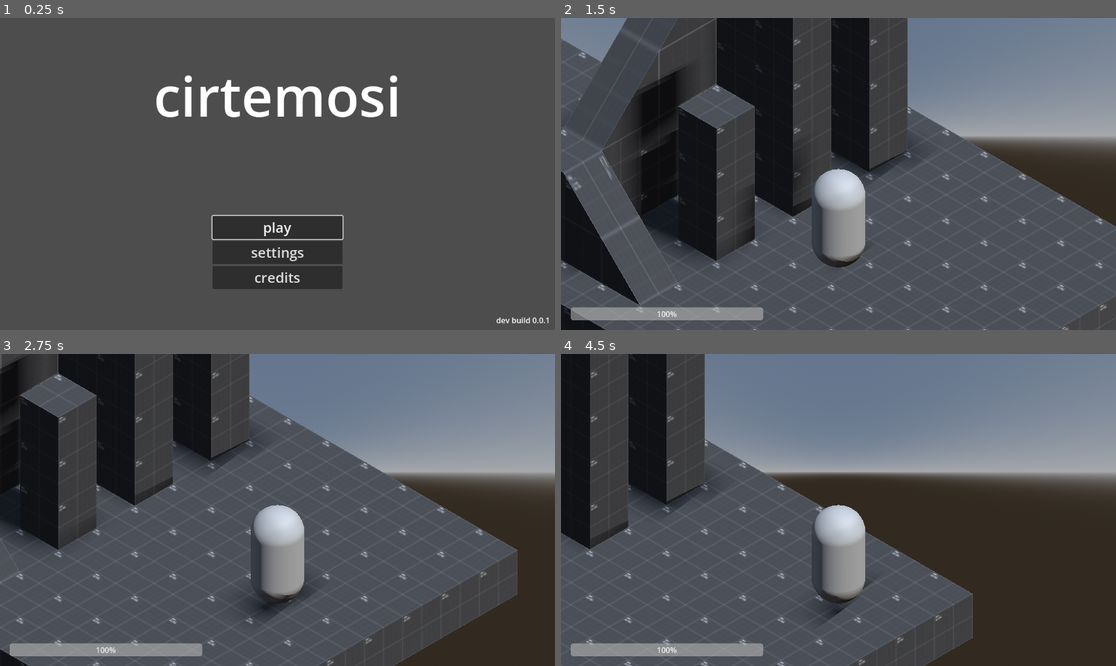
Above: before the commit, frames 1-4 (two rows, left to right).
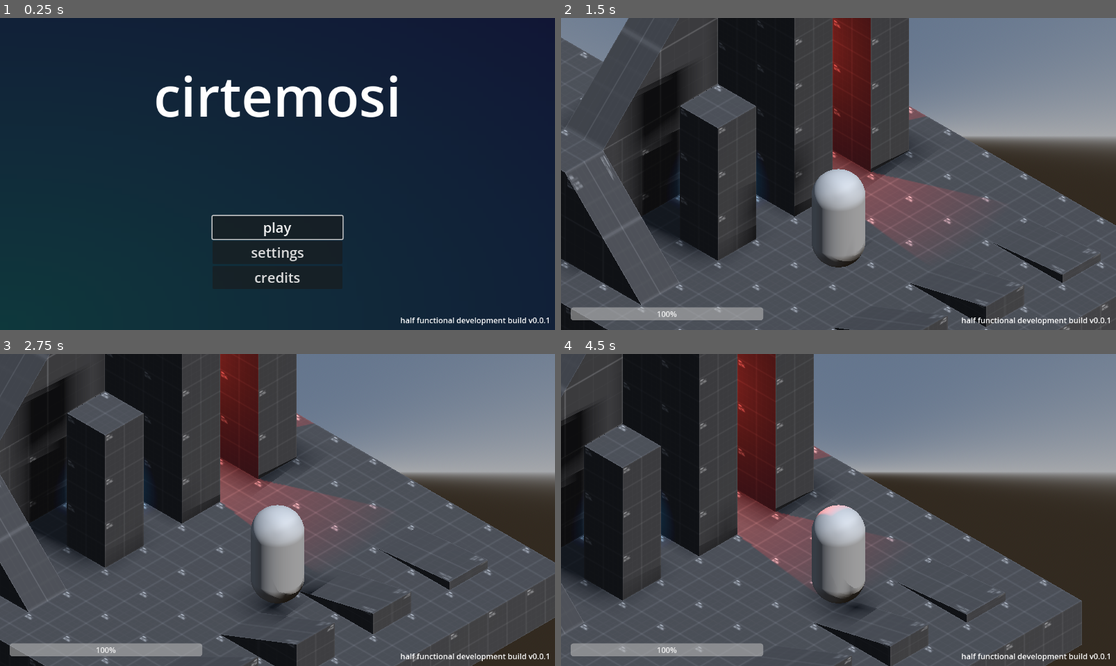
Above: after the commit, the same moments.

Repository: udu3324/cirtemosi
Game: Godot game, scene res://scenes/stage.tscn
Two runs of this game, one before a commit and one after it. Both use one fixed random seed, a clock stepped at 60 frames per second and the inputs below.
Inputs:
- Up to frame 1 (0.25 s): no input
- Up to frame 2 (1.5 s): click "play" at 0.5 s; tap Enter at 1.25 s; hold Right (ui_right) from 1.28 s (still down)
- Up to frame 3 (2.75 s): release Right (ui_right) at 2.03 s; hold Down (ui_down) from 2.03 s (still down)
- Up to frame 4 (4.5 s): release Down (ui_down) at 2.78 s; hold Right (ui_right) 2.78-3.53 s; hold Up (ui_up) 3.53-4.28 s; hold Left (ui_left) from 4.28 s (still down)

The runs differ from the first frame. In frame 1, 93% of the frame differs, in the area x 0-100%, y 0-100%; in frame 2, 9.3%; in frame 3, 33%; in frame 4, 36%.

Commit message:
fix slope travel + milestone!!

Diff:
--- a/entities/player.tscn
+++ b/entities/player.tscn
@@ -8,8 +8,11 @@
 points = PackedVector3Array(-0.125207, -0.532801, -0.480507, 0.0227831, 0.47607, 0.498884, 0.169713, 0.559144, 0.464172 …(924 unchanged characters)…
 
 [node name="Player" type="RigidBody3D"]
+can_sleep = false
 lock_rotation = true
-linear_damp = 3.0
+contact_monitor = true
+max_contacts_reported = 5
+linear_damp = 4.0
 script = ExtResource("1_3vyb7")
 
 [node name="MeshInstance3D" type="MeshInstance3D" parent="."]
--- a/levels/test_scene_1.tscn
+++ b/levels/test_scene_1.tscn
@@ -128,132 +128,251 @@
 [sub_resource type="ConcavePolygonShape3D" id="ConcavePolygonShape3D_t2hxe"]
 data = PackedVector3Array(1, 0, 1, -1, 0, 1, 1, 0, -1, -1, 0, 1, -1, 0, -1, 1, 0, -1)
 
+[sub_resource type="ConvexPolygonShape3D" id="ConvexPolygonShape3D_k5kv5"]
+points = PackedVector3Array(-4.59434, -0.0952195, -6.09405, 4.54672, 0.0952195, 6.09405, 4.54672, -0.0952195, 6.09405, 4.54672, 0.0952195, -6.09405, -4.59434, 0.0952195, 6.09405, -4.59434, -0.0952195, 6.09405, 4.54672, -0.0952195, -6.09405, -4.59434, 0.0952195, -6.09405)
+
 [node name="TestScene1" type="Node3D"]
 
-[node name="CSGBox3D" type="CSGBox3D" parent="."]
+[node name="Spawn" type="Node" parent="."]
+
+[node name="CSGBox3D" type="CSGBox3D" parent="Spawn"]
 transform = Transform3D(1, 0, 0, 0, 1, 0, 0, 0, 1, 0, -0.5, 0)
 size = Vector3(9, 1, 9)
 material = ExtResource("1_3ju41")
 
-[node name="CSGBakedMeshInstance3D" type="MeshInstance3D" parent="."]
+[node name="CSGBakedMeshInstance3D" type="MeshInstance3D" parent="Spawn"]
 transform = Transform3D(1, 0, 0, 0, 1, 0, 0, 0, 1, 0, -0.5, 0)
 mesh = SubResource("ArrayMesh_6a74u")
-
-[node name="StaticBody3D" type="StaticBody3D" parent="CSGBakedMeshInstance3D"]
-
-[node name="CollisionShape3D" type="CollisionShape3D" parent="CSGBakedMeshInstance3D/StaticBody3D"]
+skeleton = NodePath("../..")
+
+[node name="StaticBody3D" type="StaticBody3D" parent="Spawn/CSGBakedMeshInstance3D"]
+
+[node name="CollisionShape3D" type="CollisionShape3D" parent="Spawn/CSGBakedMeshInstance3D/StaticBody3D"]
 shape = SubResource("ConcavePolygonShape3D_b717y")
 
-[node name="CSGBox3D2" type="CSGBox3D" parent="."]
+[node name="CSGBox3D2" type="CSGBox3D" parent="Spawn"]
 transform = Transform3D(1, 0, 0, 0, 1, 0, 0, 0, 1, -3, 2.5, -1)
 size = Vector3(3, 5, 1)
 material = ExtResource("1_3ju41")
 
-[node name="CSGBakedMeshInstance3D2" type="MeshInstance3D" parent="."]
+[node name="CSGBakedMeshInstance3D2" type="MeshInstance3D" parent="Spawn"]
 transform = Transform3D(1, 0, 0, 0, 1, 0, 0, 0, 1, -3, 2.5, -1)
 mesh = SubResource("ArrayMesh_k5kv5")
-
-[node name="StaticBody3D" type="StaticBody3D" parent="CSGBakedMeshInstance3D2"]
-
-[node name="CollisionShape3D" type="CollisionShape3D" parent="CSGBakedMeshInstance3D2/StaticBody3D"]
+skeleton = NodePath("../..")
+
+[node name="StaticBody3D" type="StaticBody3D" parent="Spawn/CSGBakedMeshInstance3D2"]
+
+[node name="CollisionShape3D" type="CollisionShape3D" parent="Spawn/CSGBakedMeshInstance3D2/StaticBody3D"]
 shape = SubResource("ConcavePolygonShape3D_ipsa1")
 
-[node name="CSGBox3D3" type="CSGBox3D" parent="."]
+[node name="CSGBox3D3" type="CSGBox3D" parent="Spawn"]
 transform = Transform3D(1, 0, 0, 0, 1, 0, 0, 0, 1, -2, 2.5, -3)
 size = Vector3(1, 5, 1)
 material = ExtResource("1_3ju41")
 
-[node name="CSGBakedMeshInstance3D3" type="MeshInstance3D" parent="."]
+[node name="CSGBakedMeshInstance3D3" type="MeshInstance3D" parent="Spawn"]
 transform = Transform3D(1, 0, 0, 0, 1, 0, 0, 0, 1, -2, 2.5, -3)
 mesh = SubResource("ArrayMesh_rmem4")
-
-[node name="StaticBody3D" type="StaticBody3D" parent="CSGBakedMeshInstance3D3"]
-
-[node name="CollisionShape3D" type="CollisionShape3D" parent="CSGBakedMeshInstance3D3/StaticBody3D"]
+skeleton = NodePath("../..")
+
+[node name="StaticBody3D" type="StaticBody3D" parent="Spawn/CSGBakedMeshInstance3D3"]
+
+[node name="CollisionShape3D" type="CollisionShape3D" parent="Spawn/CSGBakedMeshInstance3D3/StaticBody3D"]
 shape = SubResource("ConcavePolygonShape3D_2mf20")
 
-[node name="MeshInstance3D" type="MeshInstance3D" parent="."]
+[node name="MeshInstance3D" type="MeshInstance3D" parent="Spawn"]
 transform = Transform3D(2, 0, 0, 0, 2, 0, 0, 0, 1, -2.5, 1, 3)
 mesh = SubResource("PrismMesh_b717y")
-surface_material_override/0 = ExtResource("1_3ju41")
-
-[node name="StaticBody3D" type="StaticBody3D" parent="MeshInstance3D"]
-
-[node name="CollisionShape3D" type="CollisionShape3D" parent="MeshInstance3D/StaticBody3D"]
-shape = SubResource("ConcavePolygonShape3D_hnwnm")
-
-[node name="CSGBox3D4" type="CSGBox3D" parent="."]
+skeleton = NodePath("../..")
+surface_material_override/0 = ExtResource("1_3ju41")
+
+[node name="StaticBody3D" type="StaticBody3D" parent="Spawn/MeshInstance3D"]
+
+[node name="CollisionShape3D" type="CollisionShape3D" parent="Spawn/MeshInstance3D/StaticBody3D"]
+shape = SubResource("ConcavePolygonShape3D_hnwnm")
+
+[node name="CSGBox3D4" type="CSGBox3D" parent="Spawn"]
 transform = Transform3D(1, 0, 0, 0, 1, 0, 0, 0, 1, -4, 1, 2)
 size = Vector3(1, 2, 3)
 material = ExtResource("1_3ju41")
 
-[node name="CSGBakedMeshInstance3D4" type="MeshInstance3D" parent="."]
+[node name="CSGBakedMeshInstance3D4" type="MeshInstance3D" parent="Spawn"]
 transform = Transform3D(1, 0, 0, 0, 1, 0, 0, 0, 1, -4, 1, 2)
 mesh = SubResource("ArrayMesh_pgm6f")
-
-[node name="StaticBody3D" type="StaticBody3D" parent="CSGBakedMeshInstance3D4"]
-
-[node name="CollisionShape3D" type="CollisionShape3D" parent="CSGBakedMeshInstance3D4/StaticBody3D"]
+skeleton = NodePath("../..")
+
+[node name="StaticBody3D" type="StaticBody3D" parent="Spawn/CSGBakedMeshInstance3D4"]
+
+[node name="CollisionShape3D" type="CollisionShape3D" parent="Spawn/CSGBakedMeshInstance3D4/StaticBody3D"]
 shape = SubResource("ConcavePolygonShape3D_be08s")
 
-[node name="MeshInstance3D2" type="MeshInstance3D" parent="."]
+[node name="MeshInstance3D2" type="MeshInstance3D" parent="Spawn"]
 transform = Transform3D(-1.31134e-07, 0, -1, 0, 3, 0, 3, 0, -4.37114e-08, -4, 3.5, 1)
 mesh = SubResource("PrismMesh_b717y")
-surface_material_override/0 = ExtResource("1_3ju41")
-
-[node name="StaticBody3D" type="StaticBody3D" parent="MeshInstance3D2"]
-
-[node name="CollisionShape3D" type="CollisionShape3D" parent="MeshInstance3D2/StaticBody3D"]
+skeleton = NodePath("../..")
+surface_material_override/0 = ExtResource("1_3ju41")
+
+[node name="StaticBody3D" type="StaticBody3D" parent="Spawn/MeshInstance3D2"]
+
+[node name="CollisionShape3D" type="CollisionShape3D" parent="Spawn/MeshInstance3D2/StaticBody3D"]
 shape = SubResource("ConcavePolygonShape3D_ik2gy")
 
-[node name="CSGBox3D5" type="CSGBox3D" parent="."]
+[node name="CSGBox3D5" type="CSGBox3D" parent="Spawn"]
 transform = Transform3D(1, 0, 0, 0, 1, 0, 0, 0, 1, -2, 1.5, 1)
 size = Vector3(1, 3, 1)
 material = ExtResource("1_3ju41")
 
-[node name="CSGBakedMeshInstance3D5" type="MeshInstance3D" parent="."]
+[node name="CSGBakedMeshInstance3D5" type="MeshInstance3D" parent="Spawn"]
 transform = Transform3D(1, 0, 0, 0, 1, 0, 0, 0, 1, -2, 1.5, 1)
 mesh = SubResource("ArrayMesh_b717y")
-
-[node name="StaticBody3D" type="StaticBody3D" parent="CSGBakedMeshInstance3D5"]
-
-[node name="CollisionShape3D" type="CollisionShape3D" parent="CSGBakedMeshInstance3D5/StaticBody3D"]
+skeleton = NodePath("../..")
+
+[node name="StaticBody3D" type="StaticBody3D" parent="Spawn/CSGBakedMeshInstance3D5"]
+
+[node name="CollisionShape3D" type="CollisionShape3D" parent="Spawn/CSGBakedMeshInstance3D5/StaticBody3D"]
 shape = SubResource("ConcavePolygonShape3D_rmem4")
 
-[node name="CSGBox3D6" type="CSGBox3D" parent="."]
+[node name="CSGBox3D6" type="CSGBox3D" parent="Spawn"]
+transform = Transform3D(1, 0, 0, 0, 1, 0, 0, 0, 1, -4.70386, 1.19114, -2.74762)
+size = Vector3(0.297363, 2.03072, 2.92249)
+material = ExtResource("1_3ju41")
+
+[node name="TestSlopes" type="Node" parent="."]
+
+[node name="MeshInstance3D4" type="MeshInstance3D" parent="TestSlopes"]
+transform = Transform3D(-2, 0, 8.74228e-08, 0, 0.2, 0, -1.74846e-07, 0, -1, 2.5, 0.085, -3)
+mesh = SubResource("PrismMesh_b717y")
+skeleton = NodePath("../..")
+surface_material_override/0 = ExtResource("1_3ju41")
+
+[node name="StaticBody3D" type="StaticBody3D" parent="TestSlopes/MeshInstance3D4"]
+
+[node name="CollisionShape3D" type="CollisionShape3D" parent="TestSlopes/MeshInstance3D4/StaticBody3D"]
+shape = SubResource("ConcavePolygonShape3D_hnwnm")
+
+[node name="MeshInstance3D5" type="MeshInstance3D" parent="TestSlopes"]
+transform = Transform3D(-2, 0, 8.74228e-08, 0, 0.465056, 0, -1.74846e-07, 0, -1, 2.5, 0.232967, -1)
+mesh = SubResource("PrismMesh_b717y")
+skeleton = NodePath("../..")
+surface_material_override/0 = ExtResource("1_3ju41")
+
+[node name="StaticBody3D" type="StaticBody3D" parent="TestSlopes/MeshInstance3D5"]
+
+[node name="CollisionShape3D" type="CollisionShape3D" parent="TestSlopes/MeshInstance3D5/StaticBody3D"]
+shape = SubResource("ConcavePolygonShape3D_hnwnm")
+
+[node name="MeshInstance3D6" type="MeshInstance3D" parent="TestSlopes"]
+transform = Transform3D(-2, 0, 8.74228e-08, 0, 0.775057, 0, -1.74846e-07, 0, -1, 2.5, 0.382892, 1)
+mesh = SubResource("PrismMesh_b717y")
+skeleton = NodePath("../..")
+surface_material_override/0 = ExtResource("1_3ju41")
+
+[node name="StaticBody3D" type="StaticBody3D" parent="TestSlopes/MeshInstance3D6"]
+
+[node name="CollisionShape3D" type="CollisionShape3D" parent="TestSlopes/MeshInstance3D6/StaticBody3D"]
+shape = SubResource("ConcavePolygonShape3D_hnwnm")
+
+[node name="MeshInstance3D7" type="MeshInstance3D" parent="TestSlopes"]
+transform = Transform3D(-2, 0, 1.50996e-07, 0, 1, 0, -3.01992e-07, 0, -1, 2.5, 0.5, 3)
+mesh = SubResource("PrismMesh_b717y")
+skeleton = NodePath("../..")
+surface_material_override/0 = ExtResource("1_3ju41")
+
+[node name="StaticBody3D" type="StaticBody3D" parent="TestSlopes/MeshInstance3D7"]
+
+[node name="CollisionShape3D" type="CollisionShape3D" parent="TestSlopes/MeshInstance3D7/StaticBody3D"]
+shape = SubResource("ConcavePolygonShape3D_hnwnm")
+
+[node name="SecretTest" type="Node" parent="."]
+
+[node name="CSGBox3D6" type="CSGBox3D" parent="SecretTest"]
 transform = Transform3D(1, 0, 0, 0, 1, 0, 0, 0, 1, -12.5, -0.5, 0)
 size = Vector3(16, 1, 3)
 material = ExtResource("1_3ju41")
 
-[node name="CSGBakedMeshInstance3D6" type="MeshInstance3D" parent="."]
+[node name="CSGBakedMeshInstance3D6" type="MeshInstance3D" parent="SecretTest"]
 transform = Transform3D(1, 0, 0, 0, 1, 0, 0, 0, 1, -12.5, -0.5, 0)
 mesh = SubResource("ArrayMesh_t4fqd")
-
-[node name="StaticBody3D" type="StaticBody3D" parent="CSGBakedMeshInstance3D6"]
-
-[node name="CollisionShape3D" type="CollisionShape3D" parent="CSGBakedMeshInstance3D6/StaticBody3D"]
+skeleton = NodePath("../..")
+
+[node name="StaticBody3D" type="StaticBody3D" parent="SecretTest/CSGBakedMeshInstance3D6"]
+
+[node name="CollisionShape3D" type="CollisionShape3D" parent="SecretTest/CSGBakedMeshInstance3D6/StaticBody3D"]
 shape = SubResource("ConcavePolygonShape3D_m852n")
 
-[node name="CSGBox3D7" type="CSGBox3D" parent="."]
+[node name="CSGBox3D7" type="CSGBox3D" parent="SecretTest"]
 transform = Transform3D(1, 0, 0, 0, 1, 0, 0, 0, 1, -25, -0.5, 0)
 size = Vector3(9, 1, 9)
 material = ExtResource("1_3ju41")
 
-[node name="CSGBakedMeshInstance3D7" type="MeshInstance3D" parent="."]
+[node name="CSGBakedMeshInstance3D7" type="MeshInstance3D" parent="SecretTest"]
 transform = Transform3D(1, 0, 0, 0, 1, 0, 0, 0, 1, -25, -0.5, 0)
 mesh = SubResource("ArrayMesh_ephor")
-
-[node name="StaticBody3D" type="StaticBody3D" parent="CSGBakedMeshInstance3D7"]
-
-[node name="CollisionShape3D" type="CollisionShape3D" parent="CSGBakedMeshInstance3D7/StaticBody3D"]
+skeleton = NodePath("../..")
+
+[node name="StaticBody3D" type="StaticBody3D" parent="SecretTest/CSGBakedMeshInstance3D7"]
+
+[node name="CollisionShape3D" type="CollisionShape3D" parent="SecretTest/CSGBakedMeshInstance3D7/StaticBody3D"]
 shape = SubResource("ConcavePolygonShape3D_0ablo")
 
-[node name="MeshInstance3D3" type="MeshInstance3D" parent="."]
+[node name="MeshInstance3D3" type="MeshInstance3D" parent="SecretTest"]
 transform = Transform3D(2.12132, 0.568413, 0.841206, 0, 0.594823, -1.60771, -2.12132, 0.568413, 0.841206, -28, 2, -3)
 mesh = SubResource("PlaneMesh_k5kv5")
+skeleton = NodePath("../..")
 surface_material_override/0 = SubResource("StandardMaterial3D_3ju41")
 
-[node name="StaticBody3D" type="StaticBody3D" parent="MeshInstance3D3"]
-
-[node name="CollisionShape3D" type="CollisionShape3D" parent="MeshInstance3D3/StaticBody3D"]
+[node name="StaticBody3D" type="StaticBody3D" parent="SecretTest/MeshInstance3D3"]
+
+[node name="CollisionShape3D" type="CollisionShape3D" parent="SecretTest/MeshInstance3D3/StaticBody3D"]
 shape = SubResource("ConcavePolygonShape3D_t2hxe")
+
+[node name="Barriers" type="Node" parent="."]
+
+[node name="StaticBody3D" type="StaticBody3D" parent="Barriers"]
+transform = Transform3D(1, 0, 0, 0, -4.37114e-08, -1, 0, 1, -4.37114e-08, 0, 5, -4.6)
+
+[node name="CollisionShape3D" type="CollisionShape3D" parent="Barriers/StaticBody3D"]
+shape = SubResource("ConvexPolygonShape3D_k5kv5")
+
+[node name="StaticBody3D2" type="StaticBody3D" parent="Barriers"]
+transform = Transform3D(1, 0, 0, 0, -4.37114e-08, -1, 0, 1, -4.37114e-08, 0, 5, 4.6)
+
+[node name="CollisionShape3D" type="CollisionShape3D" parent="Barriers/StaticBody3D2"]
+shape = SubResource("ConvexPolygonShape3D_k5kv5")
+
+[node name="StaticBody3D3" type="StaticBody3D" parent="Barriers"]
+transform = Transform3D(-4.37114e-08, 1, -4.37114e-08, 0, -4.37114e-08, -1, -1, -4.37114e-08, 1.91069e-15, -4.6, 5, -5.12544)
+
+[node name="CollisionShape3D" type="CollisionShape3D" parent="Barriers/StaticBody3D3"]
+shape = SubResource("ConvexPolygonShape3D_k5kv5")
+
+[node name="StaticBody3D4" type="StaticBody3D" parent="Barriers"]
+transform = Transform3D(-4.37114e-08, 1, -4.37114e-08, 0, -4.37114e-08, -1, -1, -4.37114e-08, 1.91069e-15, 4.6, 5, -2.01072e-07)
+
+[node name="CollisionShape3D" type="CollisionShape3D" parent="Barriers/StaticBody3D4"]
+shape = SubResource("ConvexPolygonShape3D_k5kv5")
+
+[node name="StaticBody3D5" type="StaticBody3D" parent="Barriers"]
+transform = Transform3D(-4.37114e-08, 1, -4.37114e-08, 0, -4.37114e-08, -1, -1, -4.37114e-08, 1.91069e-15, -4.6, 5, 5.09005)
+
+[node name="CollisionShape3D" type="CollisionShape3D" parent="Barriers/StaticBody3D5"]
+shape = SubResource("ConvexPolygonShape3D_k5kv5")
+
+[node name="StaticBody3D6" type="StaticBody3D" parent="Barriers"]
+transform = Transform3D(-4.37114e-08, 1, -4.37114e-08, 0, -4.37114e-08, -1, -1, -4.37114e-08, 1.91069e-15, -4.6, 8.18566, 0)
+
+[node name="CollisionShape3D" type="CollisionShape3D" parent="Barriers/StaticBody3D6"]
+shape = SubResource("ConvexPolygonShape3D_k5kv5")
+
+[node name="OmniLight3D" type="OmniLight3D" parent="."]
+transform = Transform3D(1, 0, 0, 0, 1, 0, 0, 0, 1, -3.30742, 2.43265, -1.71531)
+light_color = Color(1, 0.196503, 0.122054, 1)
+light_energy = 4.014
+shadow_enabled = true
+omni_range = 5.69926
+
+[node name="OmniLight3D2" type="OmniLight3D" parent="."]
+transform = Transform3D(1, 0, 0, 0, 1, 0, 0, 0, 1, -3.30742, 0.160118, -0.29919)
+light_color = Color(0.160859, 0.590197, 0.856605, 1)
+shadow_enabled = true
+omni_range = 1.31984
--- a/project.godot
+++ b/project.godot
@@ -14,6 +14,10 @@
 run/main_scene="uid://deosjk0k7g3ym"
 config/features=PackedStringArray("4.4", "GL Compatibility")
 config/icon="res://icon.svg"
+
+[autoload]
+
+Globals="*res://scripts/globals.gd"
 
 [editor_plugins]
 
--- a/scenes/menu/start.tscn
+++ b/scenes/menu/start.tscn
@@ -1,7 +1,21 @@
-[gd_scene load_steps=4 format=3 uid="uid://bn4n2yrnem13i"]
+[gd_scene load_steps=7 format=3 uid="uid://bn4n2yrnem13i"]
 
 [ext_resource type="Script" uid="uid://bp3w7c70c720w" path="res://scripts/menu/start.gd" id="1_4hqgu"]
 [ext_resource type="Theme" uid="uid://yn3b7rdisnj8" path="res://assets/theme/new_theme.tres" id="2_ci5k1"]
+
+[sub_resource type="Gradient" id="Gradient_ci5k1"]
+interpolation_color_space = 2
+colors = PackedColorArray(0.416636, 0.850372, 0.788965, 1, 0.500111, 0.348045, 0.704439, 1)
+
+[sub_resource type="GradientTexture2D" id="GradientTexture2D_le6wa"]
+gradient = SubResource("Gradient_ci5k1")
+fill = 1
+fill_from = Vector2(0, 0.991453)
+fill_to = Vector2(0.974359, 0)
+
+[sub_resource type="StyleBoxTexture" id="StyleBoxTexture_x6jmw"]
+texture = SubResource("GradientTexture2D_le6wa")
+modulate_color = Color(0.136459, 0.257292, 0.298444, 1)
 
 [sub_resource type="Theme" id="Theme_ci5k1"]
 default_font_size = 114
@@ -17,20 +31,15 @@
 
 [node name="MarginContainer2" type="MarginContainer" parent="."]
 layout_mode = 1
-anchors_preset = 3
-anchor_left = 1.0
-anchor_top = 1.0
+anchors_preset = 15
 anchor_right = 1.0
 anchor_bottom = 1.0
-offset_left = -122.0
-offset_top = -40.0
-grow_horizontal = 0
-grow_vertical = 0
-theme_override_constants/margin_right = 10
+grow_horizontal = 2
+grow_vertical = 2
 
-[node name="Label" type="Label" parent="MarginContainer2"]
+[node name="Panel" type="Panel" parent="MarginContainer2"]
 layout_mode = 2
-text = "dev build 0.0.1"
+theme_override_styles/panel = SubResource("StyleBoxTexture_x6jmw")
 
 [node name="MarginContainer" type="MarginContainer" parent="."]
 layout_mode = 1
--- a/scenes/stage.tscn
+++ b/scenes/stage.tscn
@@ -19,8 +19,24 @@
 [node name="HealthBar" parent="CanvasLayer" instance=ExtResource("5_dexii")]
 visible = false
 
+[node name="MenuPause" parent="CanvasLayer" instance=ExtResource("3_st0q7")]
+visible = false
+
 [node name="MenuStart" parent="CanvasLayer" instance=ExtResource("2_2so7o")]
 visible = false
 
-[node name="MenuPause" parent="CanvasLayer" instance=ExtResource("3_st0q7")]
-visible = false
+[node name="MarginContainer2" type="MarginContainer" parent="CanvasLayer"]
+anchors_preset = 3
+anchor_left = 1.0
+anchor_top = 1.0
+anchor_right = 1.0
+anchor_bottom = 1.0
+offset_left = -122.0
+offset_top = -40.0
+grow_horizontal = 0
+grow_vertical = 0
+theme_override_constants/margin_right = 10
+
+[node name="Label" type="Label" parent="CanvasLayer/MarginContainer2"]
+layout_mode = 2
+text = "half functional development build v0.0.1"
--- a/scripts/entities/player.gd
+++ b/scripts/entities/player.gd
@@ -11,9 +11,10 @@
 # called every frame, delta is elapsed time since prev. frame
 # delta allows variations between machines
 func _process(delta: float) -> void:
-	_handle_movement(delta)
+	# _handle_movement(delta)
+	pass
 
-func _handle_movement(delta: float) -> void:
+func _integrate_forces(state: PhysicsDirectBodyState3D) -> void:
 	# var input = Input.get_action_strength("ui_up")
 	# apply_central_force(input * Vector3.FORWARD * 1200.0 * delta)
 
@@ -21,6 +22,9 @@
 
 	input.x = Input.get_axis("ui_left", "ui_right")
 	input.z = Input.get_axis("ui_up", "ui_down")
+
+	if input == Vector3.ZERO:
+		return
 
 	# map keyboard controls to relatively move based on camera (45deg/cardinal movement only)
 	var camera_basis = camera.global_transform.basis
@@ -38,4 +42,26 @@
 	# works with both keyboard and joystick controls 🔥
 	var dir = (vertical * input.z + horizontal * input.x).normalized()
 
-	apply_central_force(dir * 1200.0 * delta)
+	# fix traveling on slopes
+	var slope_normal := Vector3.UP
+
+	# for each contacted bodies
+	for i in range(get_contact_count()):
+		var normal = state.get_contact_local_normal(i)
+
+		if normal.dot(Vector3.UP) > 0.5: #
+			slope_normal = normal
+
+	var dir2 = dir.slide(slope_normal).normalized()
+
+	# multi * 30 for running | 17 for regular
+	apply_central_force(dir2 * 17)
+
+	# apply an extra y axis force depending on the slope angle
+	var slope_angle = acos(slope_normal.dot(Vector3.UP))
+	if slope_angle > 0.0 and slope_angle < deg_to_rad(60):
+		# multi * 10 for running | 5 for regular
+		var boost = (slope_angle / deg_to_rad(45)) * 5
+		apply_central_force(Vector3.UP * boost)
+		# print_debug("adding upward force to assist slope movement", boost)
+		# print_debug("angle is", slope_angle)
--- /dev/null
+++ b/scripts/globals.gd
@@ -0,0 +1,3 @@
+extends Node
+
+var startVisible: bool = false
--- a/scripts/menu/pause.gd
+++ b/scripts/menu/pause.gd
@@ -13,7 +13,7 @@
 
 func _handle_input():
 	# if user pressed exit key, toggle pause menu
-	if Input.is_action_just_pressed("ui_cancel"):
+	if Input.is_action_just_pressed("ui_cancel") and !Globals.startVisible:
 		self.visible = !self.is_visible_in_tree();
 
 # pause the game if the node detects that its visibility changed
--- a/scripts/stage.gd
+++ b/scripts/stage.gd
@@ -17,7 +17,7 @@
 	menuStart.visible = true
 
 func _process(delta: float) -> void:
-	pass
+	Globals.startVisible = menuStart.visible
 
 func _on_settings_open():
 	pass
Not shown: 1 places in levels/test_scene_1.tscn that only renumber resources
Not shown: 1 places in scenes/menu/pause.tscn that only renumber resources
Not shown, added: scripts/globals.gd.uid
